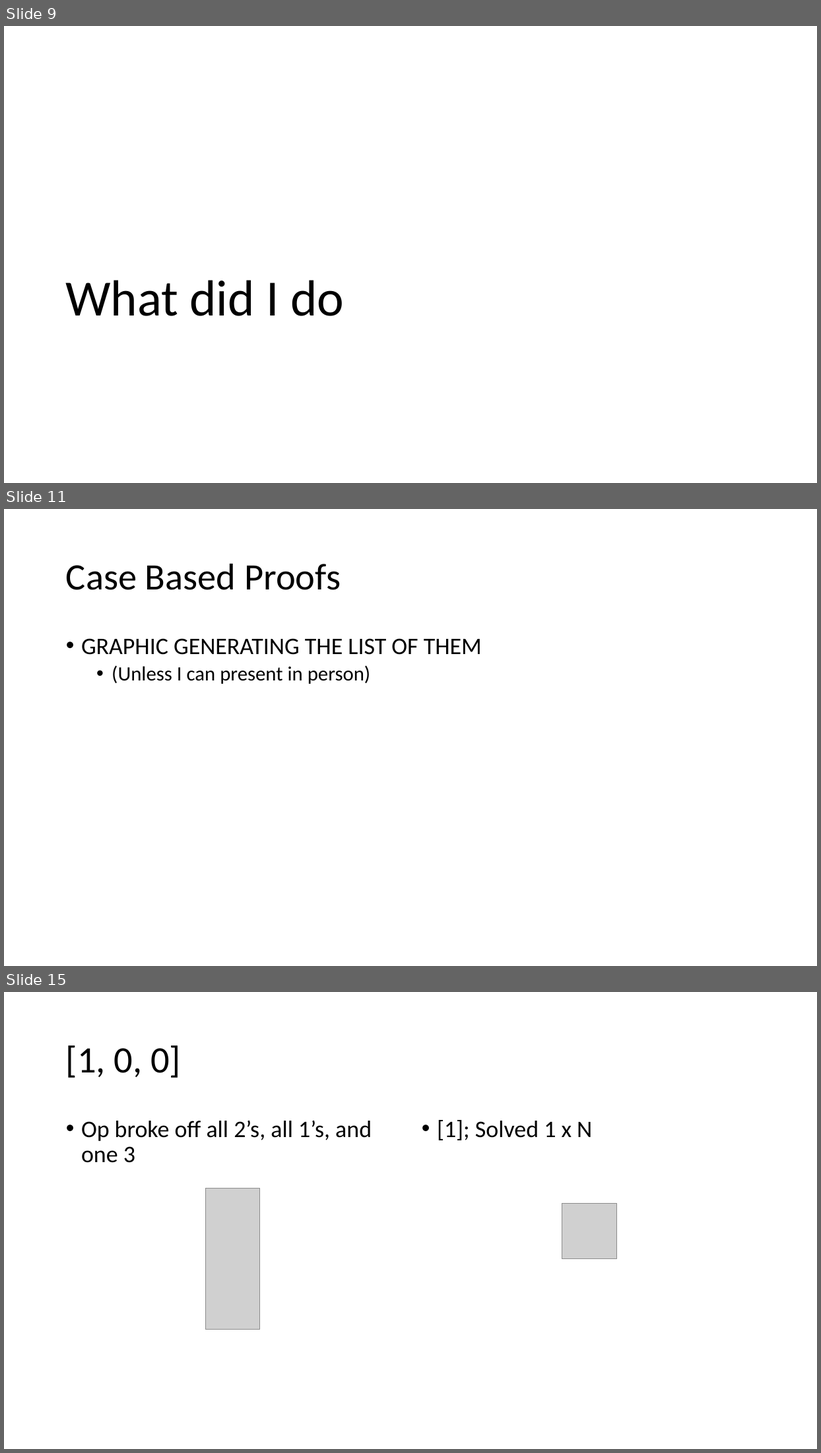
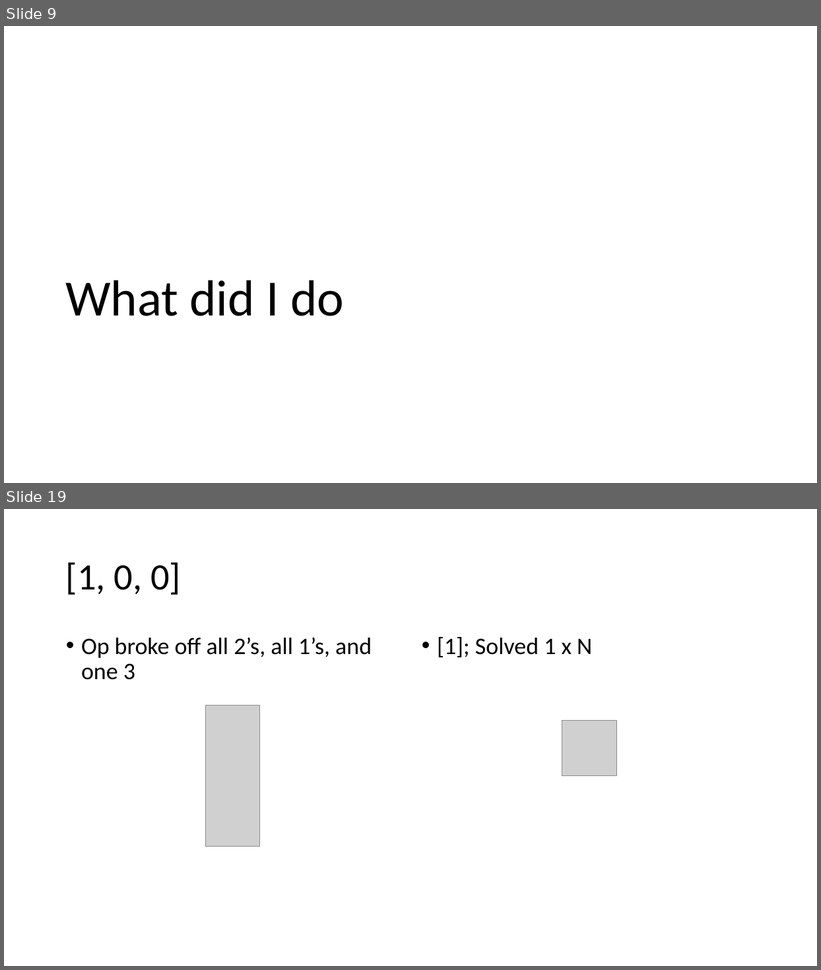
Before and after one commit to EzraSkwarka/Math-Capstone, a slide deck: Presentation/Mat Cap draft.pptx. Shown one above the other, each under a label of ours: slides 9, 11 and 15 before the commit, slides 9 and 19 after it; the slides between them are not shown. The pictures are 821x1453 and 821x970 pixels, drawn with LibreOffice and Linux fonts; fonts in the diff are those of the drawing; grey boxes stand for pictures. Boxes give left, top, right and bottom in pixels: in the first picture for what was removed or moved away, otherwise in the second. Text is boxed around its words. In the diff, an @@ line names an element or a change of style, - is before the commit and + after.

```diff
--- a/Presentation/Mat Cap draft.pptx
+++ b/Presentation/Mat Cap draft.pptx
@@ slide 11 removed at (4, 509, 817, 966), background #FFFFFF @@
@@ title removed at (66, 563, 341, 590) @@
-Case Based Proofs
@@ text removed at (81, 638, 482, 684) @@
-• GRAPHIC GENERATING THE LIST OF THEM
-  • (Unless I can present in person)
@@ what was slide 15 is now slide 19 @@
```
Also in this commit, not shown: 12 slides changed, 9 slides added.
